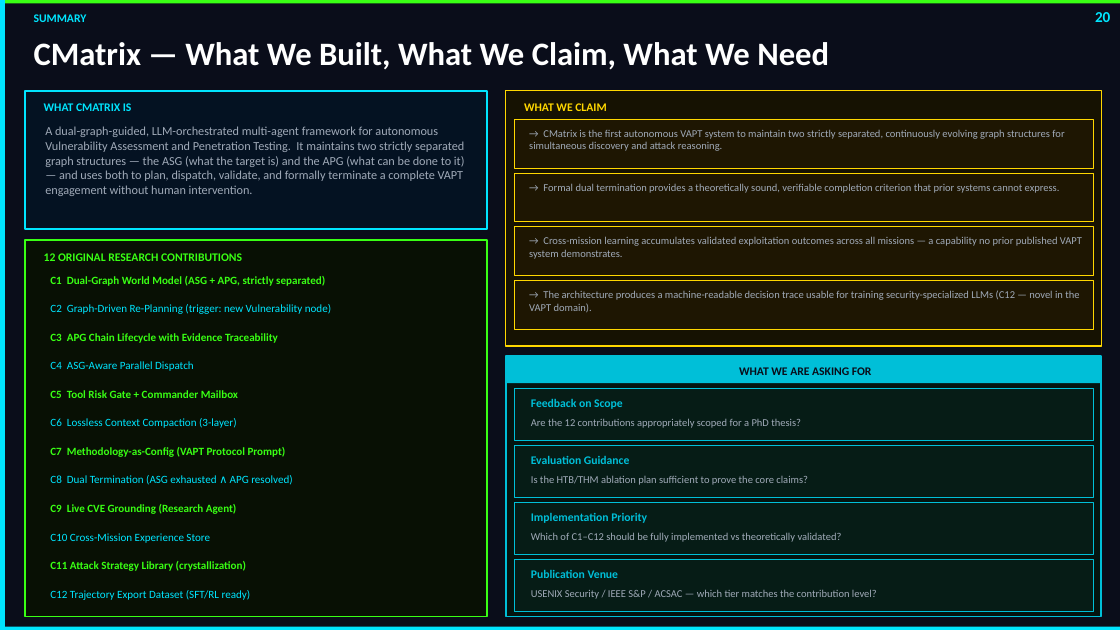
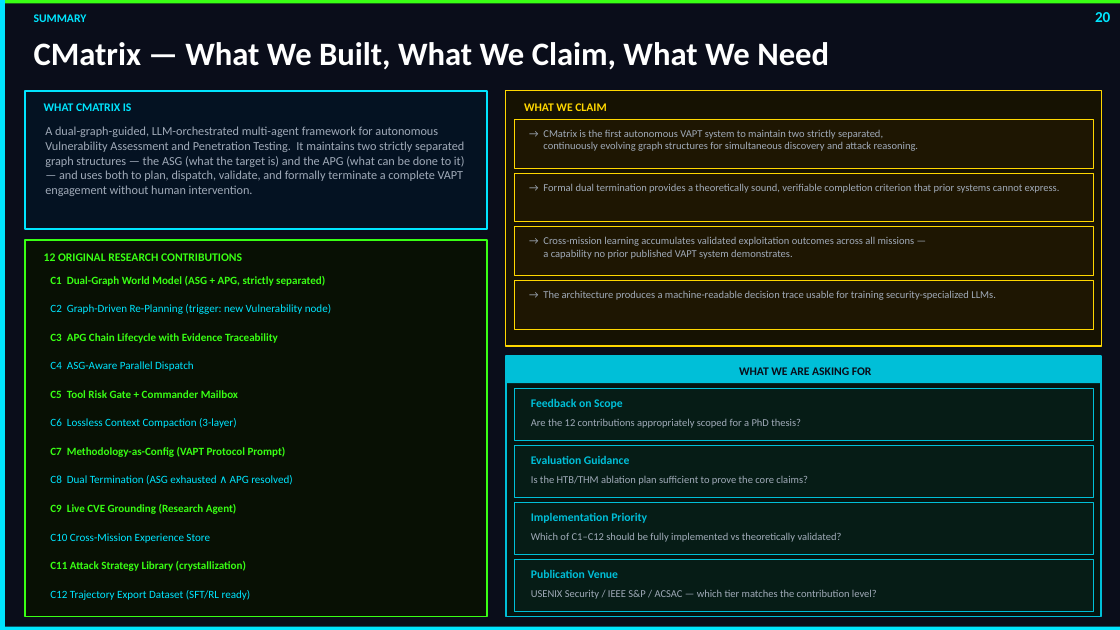
Before and after one commit to nishan-paul-2022/cmatrix-agentic-red-team, a slide deck: slide 20 of docs/paper-thesis/ppt/presentation-final.pptx. Drawn at 1120x630 pixels with LibreOffice and Linux fonts; fonts in the diff are those of the drawing. Boxes give left, top, right and bottom in pixels: in the first picture for what was removed or moved away, otherwise in the second. Text is boxed around its words. In the diff, an @@ line names an element or a change of style, - is before the commit and + after.

```diff
--- a/docs/paper-thesis/ppt/presentation-final.pptx
+++ b/docs/paper-thesis/ppt/presentation-final.pptx
@@ text at (543, 130, 919, 151): text changed @@
-→ CMatrix is the first autonomous VAPT system to maintain two strictly separated, continuously evolving graph structures for simultaneous discovery and attack reasoning.
+→ CMatrix is the first autonomous VAPT system to maintain two strictly separated,
+continuously evolving graph structures for simultaneous discovery and attack reasoning.
@@ text at (543, 236, 915, 259): text changed @@
-→ Cross-mission learning accumulates validated exploitation outcomes across all missions — a capability no prior published VAPT system demonstrates.
+→ Cross-mission learning accumulates validated exploitation outcomes across all missions —
+a capability no prior published VAPT system demonstrates.
@@ text at (543, 290, 996, 300): text changed @@
-→ The architecture produces a machine-readable decision trace usable for training security-specialized LLMs (C12 — novel in the VAPT domain).
+→ The architecture produces a machine-readable decision trace usable for training security-specialized LLMs.
```
Also in this commit, not shown: 9 other slides changed.
